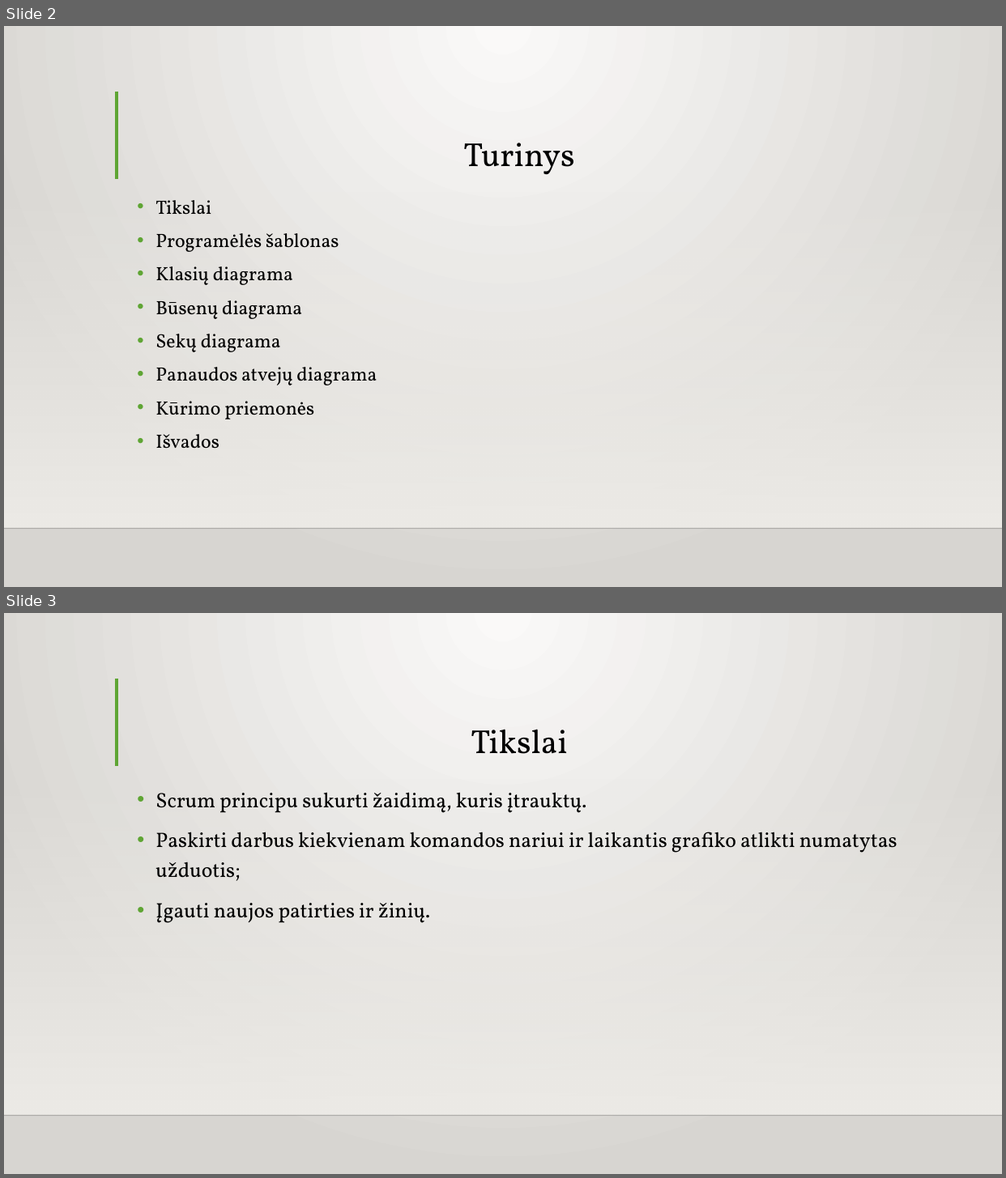
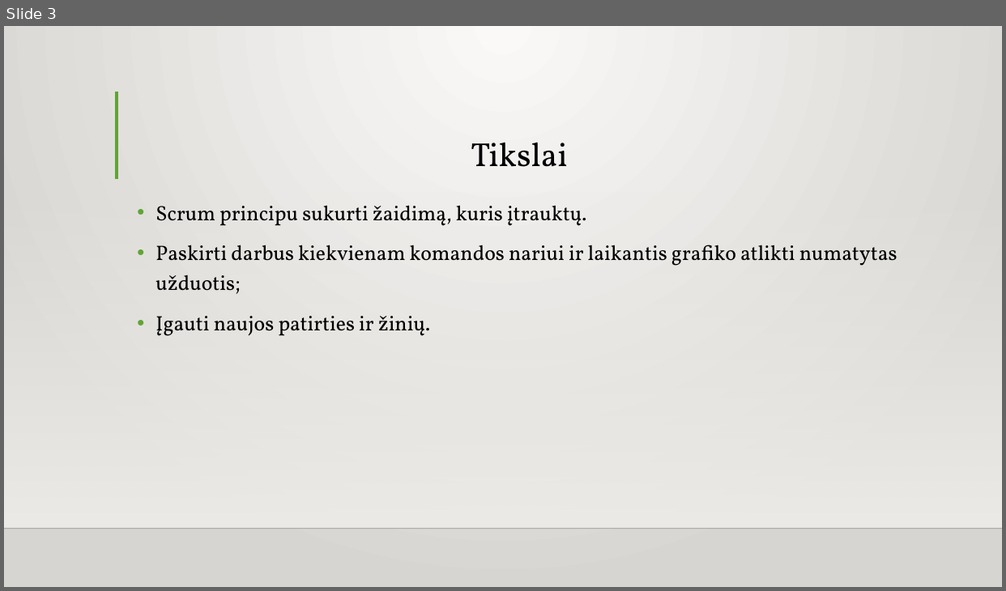
Before and after one commit to IgnasTrashDove1/Flappy, a slide deck: PĮ-antras-atsiskaitymas.pptx. Shown one above the other, each under a label of ours: slides 2 and 3 before the commit, slide 3 after it. The pictures are 1006x1178 and 1006x591 pixels, drawn with LibreOffice and Linux fonts; fonts in the diff are those of the drawing; background and template pictures are left out. Boxes give left, top, right and bottom in pixels: in the first picture for what was removed or moved away, otherwise in the second. Text is boxed around its words. In the diff, an @@ line names an element or a change of style, - is before the commit and + after.

```diff
--- a/PĮ-antras-atsiskaitymas.pptx
+++ b/PĮ-antras-atsiskaitymas.pptx
@@ slide 2 removed at <box>4,26,1002,587</box>, background gradient #FAFAF9 to #D7D5D2; not listed: 3 template elements that a slide beside it also shows @@
@@ title removed at <box>463,143,574,175</box> @@
-Turinys
@@ text removed at <box>155,200,377,449</box> @@
-• Tikslai
-• Programėlės šablonas
-• Klasių diagrama
-• Būsenų diagrama
-• Sekų diagrama
-• Panaudos atvejų diagrama
-• Kūrimo priemonės
-• Išvados
```
Also in this commit, not shown: 8 slides changed, 2 slides added, 3 other slides removed.
